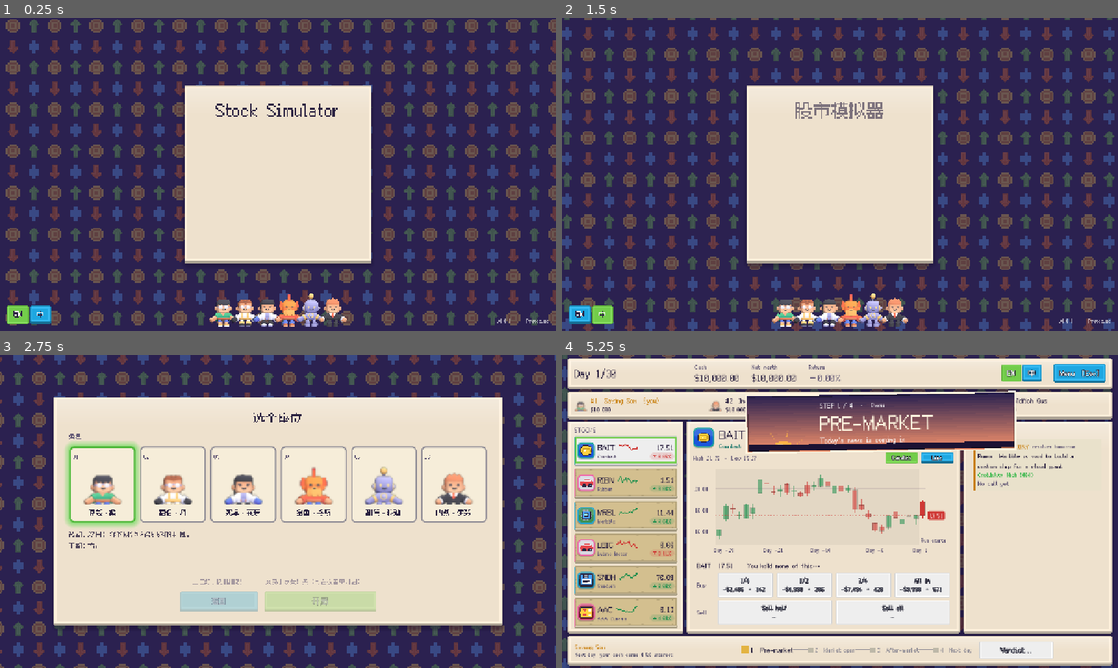
Above: before the commit, frames 1-4 (two rows, left to right).
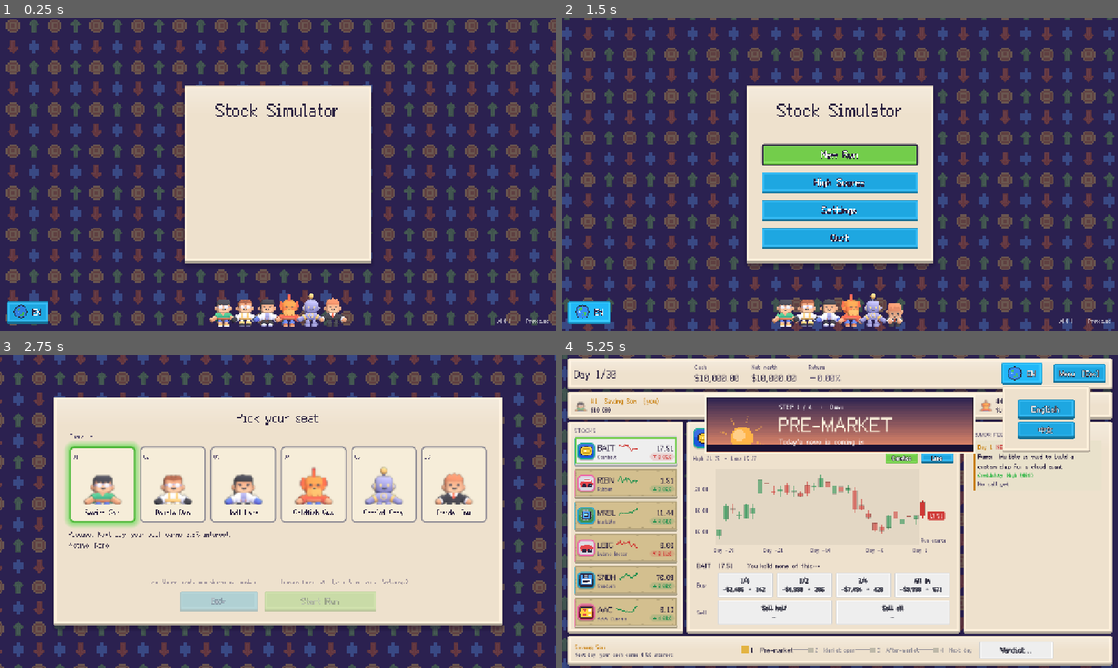
Above: after the commit, the same moments.

Repository: littenduck/stock-simulator
Game: Godot game, scene res://ui/main_menu/main_menu.tscn
Two runs of this game, one before a commit and one after it. Both use one fixed random seed, a clock stepped at 60 frames per second and the inputs below.
Inputs (mouse positions are in pixels of both pictures, inside the frame that each line leads up to):
- Up to frame 1 (0.25 s): no input
- Up to frame 2 (1.5 s): click "EN" at 0.5 s; click (600, 315) at 1.25 s, where only the run before the commit has a clickable "中"
- Up to frame 3 (2.75 s): click "新一局" (after the commit: "New Run") at 2 s
- Up to frame 4 (5.25 s): click "开局" (after the commit: "Start Run") at 2.75 s; tap Enter (ui_accept) at 3.5, 3.77, 4.52 s; move the mouse to (962, 495) at 3.52 s; hold Right 3.53-4.28 s; hold B (buy) 3.53-4.28 s; click (962, 495) at 3.67 s; move the mouse to (728, 527) at 4.27 s; hold Left 4.28-5 s; tap Space (next_day) at 4.35 s; click (728, 527) at 4.42 s; click "EN" at 5 s

The runs differ from the first frame. In frame 1, 0.4% of the frame differs, in the area x 1-10%, y 90-98%; in frame 2, 9.0%, in the area x 1-65%, y 26-98%; in frame 3, 1.1%; in frame 4, 9.0%.

Commit message:
ui: one globe button for the language (menu, settings, game top bar) that opens a list in the panel style; more languages only need a row in LANGUAGES
Co-Authored-By: Claude Sonnet 5.5 <noreply@anthropic.com>

Diff:
--- a/ui/theme/language_toggle.gd
+++ b/ui/theme/language_toggle.gd
@@ -1,45 +1,127 @@
-## Two small buttons, "EN" and "中": the language of the game, changeable at any time. The labels are not translated
-## (each one is written in its own language). Choosing one saves it, switches the text and rebuilds the screen you are on,
-## because most of the text is written into the widgets when they are built. While an animation plays the toggle waits.
+## The language button: a small globe with the current language. It opens a short list in the panel style (upwards when
+## the button is in the lower half of the window, otherwise downwards) with every language written in its own name. To add a
+## language put a row in LANGUAGES and a column in the localization tables. Choosing one saves it, switches the text and
+## rebuilds the screen you are on, because most of the text is written into the widgets when they are built. While an
+## animation plays or a pop-up is open the button waits.
 class_name LanguageToggle
-extends HBoxContainer
+extends Button
 
-const LANGUAGES := [["en", "EN"], ["zh", "中"]]
+## [code, name in its own language, short label on the button]
+const LANGUAGES := [["en", "English", "EN"], ["zh", "中文", "中"]]
 
-var _buttons: Dictionary = {}
+static var _globe: ImageTexture = null
+
+var _overlay: Control
 
 
 func _ready() -> void:
-	add_theme_constant_override("separation", 2)
-	var group := ButtonGroup.new()
-	for entry in LANGUAGES:
-		var b := Button.new()
-		b.text = entry[1]
-		b.toggle_mode = true
-		b.button_group = group
-		b.focus_mode = Control.FOCUS_NONE
-		b.custom_minimum_size = Vector2(40, 32)
-		b.tooltip_text = "English" if entry[0] == "en" else "简体中文"
-		b.button_pressed = GameSettings.language() == entry[0]
-		b.pressed.connect(_choose.bind(String(entry[0])))
-		add_child(b)
-		_buttons[entry[0]] = b
+	focus_mode = Control.FOCUS_NONE
+	icon = globe()
+	expand_icon = false
+	custom_minimum_size = Vector2(76, 34)
+	icon_alignment = HORIZONTAL_ALIGNMENT_LEFT
+	pressed.connect(_toggle_list)
+	_update_label()
 	set_process(true)
 
 
 func _process(_delta: float) -> void:
-	var locked := _is_locked()
-	for key in _buttons:
-		(_buttons[key] as Button).disabled = locked
+	disabled = TableUi.modal_open or TableUi.skill_busy or TableUi.locks > 0
 
 
-## No switching while the game plays an animation or a pop-up is open: the screen is rebuilt on a switch.
-func _is_locked() -> bool:
-	return TableUi.modal_open or TableUi.skill_busy or TableUi.locks > 0
+func _update_label() -> void:
+	for entry in LANGUAGES:
+		if entry[0] == GameSettings.language():
+			text = " " + String(entry[2])
+
+
+## A small pixel globe, drawn here (like the arrow of the Next button).
+static func globe() -> ImageTexture:
+	if _globe == null:
+		var img := Image.create(16, 16, false, Image.FORMAT_RGBA8)
+		var ink := Color("#232130")
+		var sea := Color("#2f80e0")
+		var land := Color("#3fb950")
+		var shine := Color("#9fd4ff")
+		for y in 16:
+			for x in 16:
+				var d := Vector2(x - 7.5, y - 7.5).length()
+				if d <= 7.6:
+					img.set_pixel(x, y, ink if d > 6.6 else sea)
+		for p in [Vector2i(5, 4), Vector2i(6, 4), Vector2i(4, 5), Vector2i(5, 5), Vector2i(6, 5), Vector2i(5, 6),
+				Vector2i(9, 8), Vector2i(10, 8), Vector2i(11, 8), Vector2i(9, 9), Vector2i(10, 9), Vector2i(10, 10),
+				Vector2i(11, 10), Vector2i(10, 11), Vector2i(7, 11), Vector2i(8, 11), Vector2i(7, 12)]:
+			img.set_pixelv(p, land)
+		for p in [Vector2i(4, 7), Vector2i(4, 8), Vector2i(5, 8)]:
+			img.set_pixelv(p, shine)
+		img.resize(32, 32, Image.INTERPOLATE_NEAREST)
+		_globe = ImageTexture.create_from_image(img)
+	return _globe
+
+
+func _toggle_list() -> void:
+	if _overlay != null and is_instance_valid(_overlay):
+		_close_list()
+		return
+	_open_list()
+
+
+func _open_list() -> void:
+	var root := get_tree().current_scene
+	if root == null:
+		return
+	# A transparent sheet over the whole screen catches a click anywhere else and closes the list.
+	_overlay = Control.new()
+	_overlay.set_anchors_and_offsets_preset(Control.PRESET_FULL_RECT)
+	_overlay.mouse_filter = Control.MOUSE_FILTER_STOP
+	_overlay.z_index = 100
+	_overlay.set_meta("no_fx", true)
+	_overlay.gui_input.connect(func(event: InputEvent) -> void:
+		if event is InputEventMouseButton and event.pressed:
+			_close_list())
+	root.add_child(_overlay)
+	var panel := PanelContainer.new()
+	panel.theme_type_variation = &"DialogPanel"
+	panel.set_meta("no_fx", true)
+	var column := TableUi.column(panel, 6, 8)
+	for entry in LANGUAGES:
+		var b := Button.new()
+		b.text = String(entry[1])
+		b.custom_minimum_size = Vector2(maxf(size.x, 130.0), 34)
+		b.focus_mode = Control.FOCUS_NONE
+		if entry[0] == GameSettings.language():
+			# The language in use is green (the menus call that button style AccentButton, the game screens PrimaryButton).
+			b.theme_type_variation = &"AccentButton" if has_theme_stylebox("normal", "AccentButton") else &"PrimaryButton"
+		b.pressed.connect(_choose.bind(String(entry[0])))
+		column.add_child(b)
+	_overlay.add_child(panel)
+	await get_tree().process_frame
+	if not is_instance_valid(panel):
+		return
+	panel.size = panel.get_combined_minimum_size()
+	var rect := get_global_rect()
+	var window := get_viewport_rect().size
+	var up := rect.get_center().y > window.y * 0.5
+	var x := clampf(rect.position.x, 6.0, window.x - panel.size.x - 6.0)
+	var y := rect.position.y - panel.size.y - 4.0 if up else rect.end.y + 4.0
+	panel.position = Vector2(x, y)
+
+
+func _close_list() -> void:
+	if _overlay != null and is_instance_valid(_overlay):
+		_overlay.queue_free()
+	_overlay = null
+
+
+func _unhandled_input(event: InputEvent) -> void:
+	if _overlay != null and event.is_action_pressed("ui_cancel"):
+		get_viewport().set_input_as_handled()
+		_close_list()
 
 
 func _choose(code: String) -> void:
-	if code == GameSettings.language() or _is_locked():
+	_close_list()
+	if code == GameSettings.language():
 		return
 	GameSettings.set_language(code)
 	get_tree().reload_current_scene()
